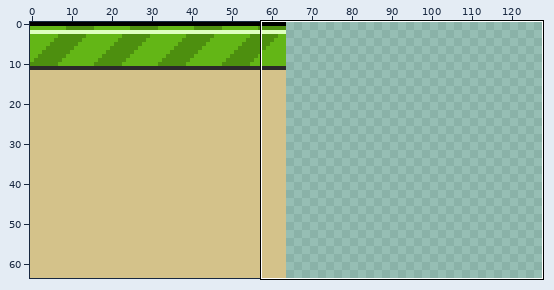
Two versions of one pixel-art file, Assets/Sprites/asepriteFiles/Ground.aseprite. Above: a wide view before the commit, with the close-up outlined.
Close-up. The starting point:
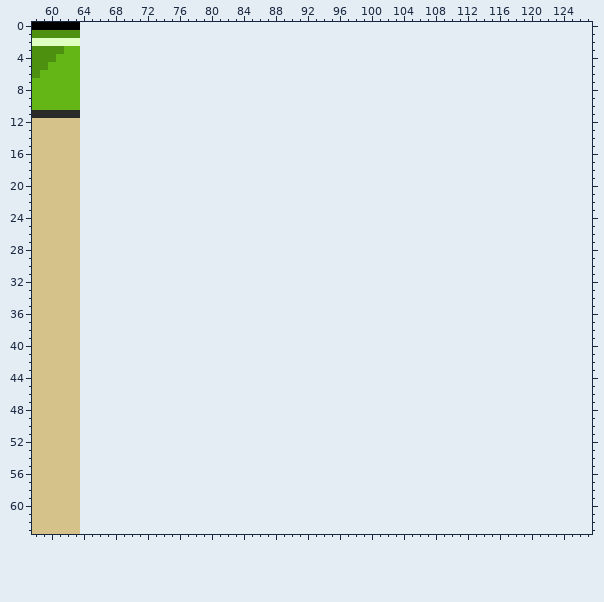
64x64 pixels, 1 frame. Shown: x 58..127, y 0..63. The old version is drawn lined up with the new one, on the new canvas.
And afterwards:
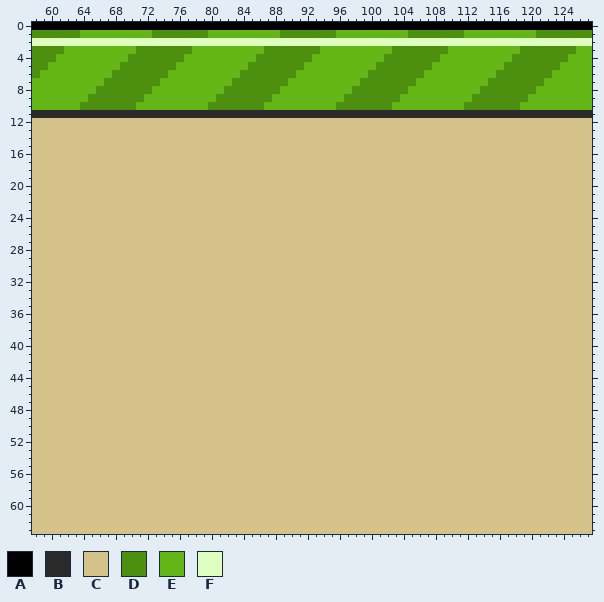
Palette (. is transparent): A #000000  B #2b2a2a  C #d4c28a  D #4d8f0f  E #63b616  F #deffbf
From old to new:
canvas 64x64 -> 128x64
Changed rows in their new state; - is an unchanged pixel.
first column x 64:
 0 AAAAAAAAAAAAAAAAAAAAAAAAAAAAAAAAAAAAAAAAAAAAAAAAAAAAAAAAAAAAAAAA
 1 EEEEEEEEEDDDDDDDEEEEEEEEEDDDDDDDEEEEEEEEEDDDDDDDEEEEEEEEEDDDDDDD
 2 FFFFFFFFFFFFFFFFFFFFFFFFFFFFFFFFFFFFFFFFFFFFFFFFFFFFFFFFFFFFFFFF
 3 EEEEEEEDDDDDDDEEEEEEEEEDDDDDDDEEEEEEEEEDDDDDDDEEEEEEEEEDDDDDDDEE
 4 EEEEEEDDDDDDDEEEEEEEEEDDDDDDDEEEEEEEEEDDDDDDDEEEEEEEEEDDDDDDDEEE
 5 EEEEEDDDDDDDEEEEEEEEEDDDDDDDEEEEEEEEEDDDDDDDEEEEEEEEEDDDDDDDEEEE
 6 EEEEDDDDDDDEEEEEEEEEDDDDDDDEEEEEEEEEDDDDDDDEEEEEEEEEDDDDDDDEEEEE
 7 EEEDDDDDDDEEEEEEEEEDDDDDDDEEEEEEEEEDDDDDDDEEEEEEEEEDDDDDDDEEEEEE
 8 EEDDDDDDDEEEEEEEEEDDDDDDDEEEEEEEEEDDDDDDDEEEEEEEEEDDDDDDDEEEEEEE
 9 EDDDDDDDEEEEEEEEEDDDDDDDEEEEEEEEEDDDDDDDEEEEEEEEEDDDDDDDEEEEEEEE
10 DDDDDDDEEEEEEEEEDDDDDDDEEEEEEEEEDDDDDDDEEEEEEEEEDDDDDDDEEEEEEEEE
11 BBBBBBBBBBBBBBBBBBBBBBBBBBBBBBBBBBBBBBBBBBBBBBBBBBBBBBBBBBBBBBBB
12 CCCCCCCCCCCCCCCCCCCCCCCCCCCCCCCCCCCCCCCCCCCCCCCCCCCCCCCCCCCCCCCC
13 CCCCCCCCCCCCCCCCCCCCCCCCCCCCCCCCCCCCCCCCCCCCCCCCCCCCCCCCCCCCCCCC
14 CCCCCCCCCCCCCCCCCCCCCCCCCCCCCCCCCCCCCCCCCCCCCCCCCCCCCCCCCCCCCCCC
15 CCCCCCCCCCCCCCCCCCCCCCCCCCCCCCCCCCCCCCCCCCCCCCCCCCCCCCCCCCCCCCCC
16 CCCCCCCCCCCCCCCCCCCCCCCCCCCCCCCCCCCCCCCCCCCCCCCCCCCCCCCCCCCCCCCC
17 CCCCCCCCCCCCCCCCCCCCCCCCCCCCCCCCCCCCCCCCCCCCCCCCCCCCCCCCCCCCCCCC
18 CCCCCCCCCCCCCCCCCCCCCCCCCCCCCCCCCCCCCCCCCCCCCCCCCCCCCCCCCCCCCCCC
19 CCCCCCCCCCCCCCCCCCCCCCCCCCCCCCCCCCCCCCCCCCCCCCCCCCCCCCCCCCCCCCCC
20 CCCCCCCCCCCCCCCCCCCCCCCCCCCCCCCCCCCCCCCCCCCCCCCCCCCCCCCCCCCCCCCC
21 CCCCCCCCCCCCCCCCCCCCCCCCCCCCCCCCCCCCCCCCCCCCCCCCCCCCCCCCCCCCCCCC
22 CCCCCCCCCCCCCCCCCCCCCCCCCCCCCCCCCCCCCCCCCCCCCCCCCCCCCCCCCCCCCCCC
23 CCCCCCCCCCCCCCCCCCCCCCCCCCCCCCCCCCCCCCCCCCCCCCCCCCCCCCCCCCCCCCCC
24 CCCCCCCCCCCCCCCCCCCCCCCCCCCCCCCCCCCCCCCCCCCCCCCCCCCCCCCCCCCCCCCC
25 CCCCCCCCCCCCCCCCCCCCCCCCCCCCCCCCCCCCCCCCCCCCCCCCCCCCCCCCCCCCCCCC
26 CCCCCCCCCCCCCCCCCCCCCCCCCCCCCCCCCCCCCCCCCCCCCCCCCCCCCCCCCCCCCCCC
27 CCCCCCCCCCCCCCCCCCCCCCCCCCCCCCCCCCCCCCCCCCCCCCCCCCCCCCCCCCCCCCCC
28 CCCCCCCCCCCCCCCCCCCCCCCCCCCCCCCCCCCCCCCCCCCCCCCCCCCCCCCCCCCCCCCC
29 CCCCCCCCCCCCCCCCCCCCCCCCCCCCCCCCCCCCCCCCCCCCCCCCCCCCCCCCCCCCCCCC
30 CCCCCCCCCCCCCCCCCCCCCCCCCCCCCCCCCCCCCCCCCCCCCCCCCCCCCCCCCCCCCCCC
31 CCCCCCCCCCCCCCCCCCCCCCCCCCCCCCCCCCCCCCCCCCCCCCCCCCCCCCCCCCCCCCCC
32 CCCCCCCCCCCCCCCCCCCCCCCCCCCCCCCCCCCCCCCCCCCCCCCCCCCCCCCCCCCCCCCC
33 CCCCCCCCCCCCCCCCCCCCCCCCCCCCCCCCCCCCCCCCCCCCCCCCCCCCCCCCCCCCCCCC
34 CCCCCCCCCCCCCCCCCCCCCCCCCCCCCCCCCCCCCCCCCCCCCCCCCCCCCCCCCCCCCCCC
35 CCCCCCCCCCCCCCCCCCCCCCCCCCCCCCCCCCCCCCCCCCCCCCCCCCCCCCCCCCCCCCCC
36 CCCCCCCCCCCCCCCCCCCCCCCCCCCCCCCCCCCCCCCCCCCCCCCCCCCCCCCCCCCCCCCC
37 CCCCCCCCCCCCCCCCCCCCCCCCCCCCCCCCCCCCCCCCCCCCCCCCCCCCCCCCCCCCCCCC
38 CCCCCCCCCCCCCCCCCCCCCCCCCCCCCCCCCCCCCCCCCCCCCCCCCCCCCCCCCCCCCCCC
39 CCCCCCCCCCCCCCCCCCCCCCCCCCCCCCCCCCCCCCCCCCCCCCCCCCCCCCCCCCCCCCCC
40 CCCCCCCCCCCCCCCCCCCCCCCCCCCCCCCCCCCCCCCCCCCCCCCCCCCCCCCCCCCCCCCC
41 CCCCCCCCCCCCCCCCCCCCCCCCCCCCCCCCCCCCCCCCCCCCCCCCCCCCCCCCCCCCCCCC
42 CCCCCCCCCCCCCCCCCCCCCCCCCCCCCCCCCCCCCCCCCCCCCCCCCCCCCCCCCCCCCCCC
43 CCCCCCCCCCCCCCCCCCCCCCCCCCCCCCCCCCCCCCCCCCCCCCCCCCCCCCCCCCCCCCCC
44 CCCCCCCCCCCCCCCCCCCCCCCCCCCCCCCCCCCCCCCCCCCCCCCCCCCCCCCCCCCCCCCC
45 CCCCCCCCCCCCCCCCCCCCCCCCCCCCCCCCCCCCCCCCCCCCCCCCCCCCCCCCCCCCCCCC
46 CCCCCCCCCCCCCCCCCCCCCCCCCCCCCCCCCCCCCCCCCCCCCCCCCCCCCCCCCCCCCCCC
47 CCCCCCCCCCCCCCCCCCCCCCCCCCCCCCCCCCCCCCCCCCCCCCCCCCCCCCCCCCCCCCCC
48 CCCCCCCCCCCCCCCCCCCCCCCCCCCCCCCCCCCCCCCCCCCCCCCCCCCCCCCCCCCCCCCC
49 CCCCCCCCCCCCCCCCCCCCCCCCCCCCCCCCCCCCCCCCCCCCCCCCCCCCCCCCCCCCCCCC
50 CCCCCCCCCCCCCCCCCCCCCCCCCCCCCCCCCCCCCCCCCCCCCCCCCCCCCCCCCCCCCCCC
51 CCCCCCCCCCCCCCCCCCCCCCCCCCCCCCCCCCCCCCCCCCCCCCCCCCCCCCCCCCCCCCCC
52 CCCCCCCCCCCCCCCCCCCCCCCCCCCCCCCCCCCCCCCCCCCCCCCCCCCCCCCCCCCCCCCC
53 CCCCCCCCCCCCCCCCCCCCCCCCCCCCCCCCCCCCCCCCCCCCCCCCCCCCCCCCCCCCCCCC
54 CCCCCCCCCCCCCCCCCCCCCCCCCCCCCCCCCCCCCCCCCCCCCCCCCCCCCCCCCCCCCCCC
55 CCCCCCCCCCCCCCCCCCCCCCCCCCCCCCCCCCCCCCCCCCCCCCCCCCCCCCCCCCCCCCCC
56 CCCCCCCCCCCCCCCCCCCCCCCCCCCCCCCCCCCCCCCCCCCCCCCCCCCCCCCCCCCCCCCC
57 CCCCCCCCCCCCCCCCCCCCCCCCCCCCCCCCCCCCCCCCCCCCCCCCCCCCCCCCCCCCCCCC
58 CCCCCCCCCCCCCCCCCCCCCCCCCCCCCCCCCCCCCCCCCCCCCCCCCCCCCCCCCCCCCCCC
59 CCCCCCCCCCCCCCCCCCCCCCCCCCCCCCCCCCCCCCCCCCCCCCCCCCCCCCCCCCCCCCCC
60 CCCCCCCCCCCCCCCCCCCCCCCCCCCCCCCCCCCCCCCCCCCCCCCCCCCCCCCCCCCCCCCC
61 CCCCCCCCCCCCCCCCCCCCCCCCCCCCCCCCCCCCCCCCCCCCCCCCCCCCCCCCCCCCCCCC
62 CCCCCCCCCCCCCCCCCCCCCCCCCCCCCCCCCCCCCCCCCCCCCCCCCCCCCCCCCCCCCCCC
63 CCCCCCCCCCCCCCCCCCCCCCCCCCCCCCCCCCCCCCCCCCCCCCCCCCCCCCCCCCCCCCCC
Where, in picture pixels (left, top, right, bottom), the same in both close-ups:
added: (80, 22, 592, 534)
